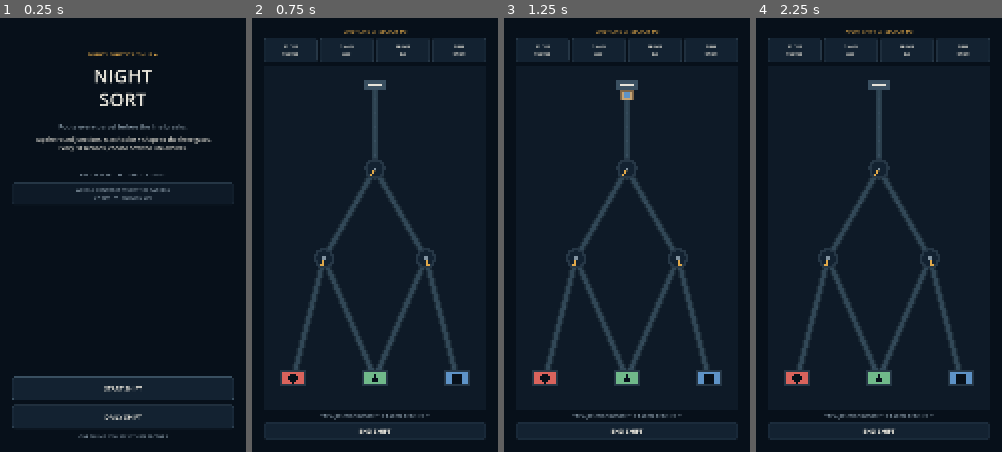
Above: before the commit, frames 1-4 (left to right).
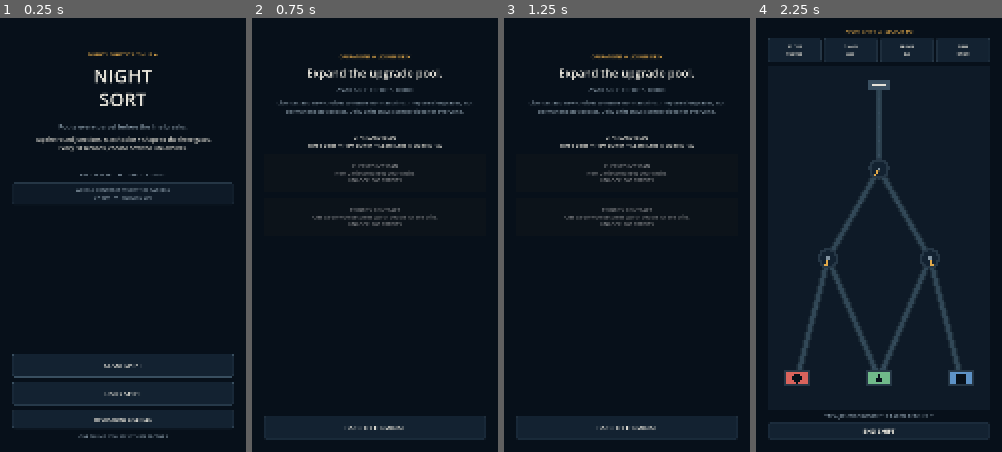
Above: after the commit, the same moments.

Repository: linkovme/night-sort
Game: Godot game, scene res://scenes/main.tscn
Same seed, same stepped clock (60 frames per second), same inputs: the game is played once before the commit and once after it.
Inputs (mouse positions are in pixels of both pictures, inside the frame that each line leads up to):
- Up to frame 1 (0.25 s): no input
- Up to frame 2 (0.75 s): click (375, 417) at 0.5 s, where only the run after the commit has a clickable "OPERATIONS LICENSES"
- Up to frame 3 (1.25 s): no input
- Up to frame 4 (2.25 s): click (879, 425) at 1.25 s, where only the run after the commit has a clickable "BACK TO TERMINAL"; click "START SHIFT" at 2 s

The runs differ from the first frame. In frame 1, 0.8% of the frame differs, in the area x 4-96%, y 77-94%; in frame 2, 10%; in frame 3, 11%, in the area x 4-96%, y 2-96%; in frame 4, nothing differs.

Commit message:
feat: add operations license progression

Diff:
--- a/game/scripts/main.gd
+++ b/game/scripts/main.gd
@@ -137,9 +137,117 @@
 	daily.pressed.connect(func(): _start_run(true))
 	root.add_child(daily)
 
+	var operations := _button("OPERATIONS LICENSES")
+	operations.custom_minimum_size.y = 82
+	operations.add_theme_font_size_override("font_size", 23)
+	operations.pressed.connect(_show_operations)
+	root.add_child(operations)
+
 	var footer := _label("ONE THUMB // 90 SEC // THREE SECTORS", 20, NightTheme.TEXT_DIM)
 	footer.horizontal_alignment = HORIZONTAL_ALIGNMENT_CENTER
 	root.add_child(footer)
+
+func _show_operations() -> void:
+	_clear_content()
+
+	var root := VBoxContainer.new()
+	root.set_anchors_and_offsets_preset(Control.PRESET_FULL_RECT)
+	root.add_theme_constant_override("separation", 22)
+	content.add_child(root)
+
+	var spacer_top := Control.new()
+	spacer_top.custom_minimum_size.y = 90
+	root.add_child(spacer_top)
+
+	var kicker := _label("OPERATIONS // LICENSE DESK", 22, NightTheme.AMBER)
+	kicker.horizontal_alignment = HORIZONTAL_ALIGNMENT_CENTER
+	root.add_child(kicker)
+
+	var title := _label("Expand the upgrade pool.", 48, NightTheme.TEXT)
+	title.horizontal_alignment = HORIZONTAL_ALIGNMENT_CENTER
+	root.add_child(title)
+
+	var credits := _label("AVAILABLE CREDITS  %05d" % int(save_data["total_credits"]), 26, NightTheme.TEXT_DIM)
+	credits.horizontal_alignment = HORIZONTAL_ALIGNMENT_CENTER
+	root.add_child(credits)
+
+	var info := _label(
+		"Licenses add new choices to future normal shifts. They are sidegrades, not permanent stat boosts. Daily Shift stays standardized for everyone.",
+		24,
+		NightTheme.TEXT_DIM
+	)
+	info.horizontal_alignment = HORIZONTAL_ALIGNMENT_CENTER
+	info.autowrap_mode = TextServer.AUTOWRAP_WORD_SMART
+	info.custom_minimum_size.y = 130
+	root.add_child(info)
+
+	var standard := _label(
+		"STANDARD ISSUE\nTurbo Belts // Flow Buffer // Spare Lane // Quality Pay",
+		23,
+		NightTheme.TEXT
+	)
+	standard.horizontal_alignment = HORIZONTAL_ALIGNMENT_CENTER
+	root.add_child(standard)
+
+	_add_license_button(
+		root,
+		"checkpoint_scan",
+		"CHECKPOINT SCAN",
+		"Next 2 mistakes keep your chain.",
+		300
+	)
+	_add_license_button(
+		root,
+		"priority_contract",
+		"PRIORITY CONTRACT",
+		"One cargo type becomes worth double for the shift.",
+		700
+	)
+
+	var spacer := Control.new()
+	spacer.size_flags_vertical = Control.SIZE_EXPAND_FILL
+	root.add_child(spacer)
+
+	var back := _button("BACK TO TERMINAL")
+	back.pressed.connect(_show_menu)
+	root.add_child(back)
+
+func _add_license_button(
+	parent: VBoxContainer,
+	upgrade_id: String,
+	title: String,
+	description: String,
+	cost: int
+) -> void:
+	var owned := _is_upgrade_unlocked(upgrade_id)
+	var text_value := "%s\n%s\n%s" % [
+		title,
+		description,
+		"OWNED" if owned else "UNLOCK  %d CREDITS" % cost
+	]
+	var button := _button(text_value)
+	button.custom_minimum_size.y = 170
+	button.add_theme_font_size_override("font_size", 22)
+	button.disabled = owned or int(save_data["total_credits"]) < cost
+	if not owned:
+		button.pressed.connect(func(): _buy_license(upgrade_id, cost))
+	parent.add_child(button)
+
+func _is_upgrade_unlocked(upgrade_id: String) -> bool:
+	var unlocked: Array = save_data.get("unlocked_upgrades", [])
+	return upgrade_id in unlocked
+
+func _buy_license(upgrade_id: String, cost: int) -> void:
+	if _is_upgrade_unlocked(upgrade_id):
+		return
+	if int(save_data["total_credits"]) < cost:
+		return
+	save_data["total_credits"] = int(save_data["total_credits"]) - cost
+	var unlocked: Array = save_data.get("unlocked_upgrades", []).duplicate()
+	unlocked.append(upgrade_id)
+	save_data["unlocked_upgrades"] = unlocked
+	SaveStore.save_data(save_data)
+	_show_operations()
 
 func _start_run(daily: bool) -> void:
 	current_state = ScreenState.RUN
@@ -181,6 +289,11 @@
 	quit.custom_minimum_size.y = 76
 	quit.pressed.connect(_end_shift_early)
 	root.add_child(quit)
+
+	if daily:
+		board.set_unlocked_upgrades(SortBoard.UPGRADE_IDS)
+	else:
+		board.set_unlocked_upgrades(save_data.get("unlocked_upgrades", []))
 
 	var seed_value := _daily_seed() if daily else int(Time.get_unix_time_from_system() * 1000.0) ^ randi()
 	board.start_run(seed_value)
